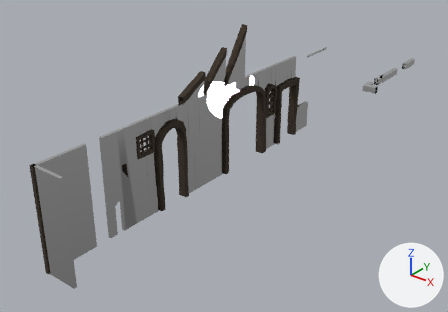
A saved change to the FBX model Assets/Art/Models/Environment/Architecture/Woodwall Modules.fbx.
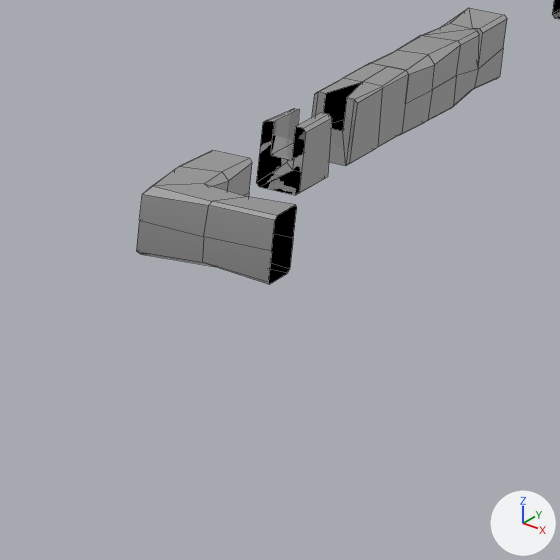
The first picture shows the older version from a 50 mm camera at (-8.6, -7.2, 9.4) aimed at (-21.0, 8.3, -0.2). The close-ups show both versions on the part from 78% to 90% of the width and 21% to 38% of the height of that picture; other places that the commit changed are outside them. The axes (+X, +Y, +Z) are drawn at lower right. The lights are the same throughout. The close-ups show mesh edges as thin lines. Where no turn or scale is listed for an object, it has been applied to the vertices. Vertices at the same position are counted once.

The older version as bpy lines, for what is in view:
```python
me_wallwoodskirtingboardbroken_001 = bpy.data.meshes.new('WallWoodSkirtingBoardBroken.001')
me_wallwoodskirtingboardbroken_001.from_pydata(...)  # 55 vertices, 44 faces; spans x -0.101..0.102, y -0.501..0.5, z -0.001..0.301
me_wallwoodskirtingboardbroken_001.materials.append(mat_imphenziapixpal)  # its picture is missing
me_wallwoodskirtingboardcorner_001 = bpy.data.meshes.new('WallWoodSkirtingBoardCorner.001')
me_wallwoodskirtingboardcorner_001.from_pydata(...)  # 50 vertices, 40 faces; spans x -0.106..0.5, y -0.113..0.5, z -0.006..0.306
me_wallwoodskirtingboardcorner_001.materials.append(mat_imphenziapixpal)  # its picture is missing
me_wallwoodskirtingboardworn_001 = bpy.data.meshes.new('WallWoodSkirtingBoardWorn.001')
me_wallwoodskirtingboardworn_001.from_pydata(...)  # 53 vertices, 44 faces; spans x -0.112..0.109, y -0.5..0.5, z -0.008..0.308
me_wallwoodskirtingboardworn_001.materials.append(mat_imphenziapixpal)  # its picture is missing
ob_wallwoodskirtingboardbroken = bpy.data.objects.new('WallWoodSkirtingBoardBroken', me_wallwoodskirtingboardbroken_001)
ob_wallwoodskirtingboardbroken.location = (-20.0, 18.5, 0.0)
ob_wallwoodskirtingboardcorner = bpy.data.objects.new('WallWoodSkirtingBoardCorner', me_wallwoodskirtingboardcorner_001)
ob_wallwoodskirtingboardcorner.location = (-20.0, 17.0, 0.0)
ob_wallwoodskirtingboardworn = bpy.data.objects.new('WallWoodSkirtingBoardWorn', me_wallwoodskirtingboardworn_001)
ob_wallwoodskirtingboardworn.location = (-20.0, 19.5, 0.0)
```
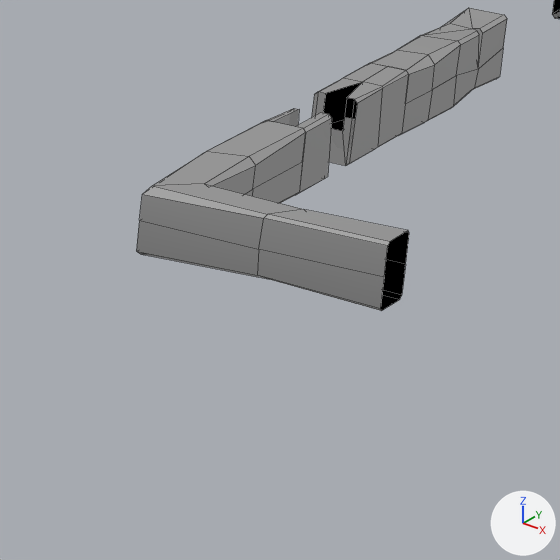
Diff of the bpy script that builds the scene:
```diff
--- a/Assets/Art/Models/Environment/Architecture/Woodwall Modules.fbx.py
+++ b/Assets/Art/Models/Environment/Architecture/Woodwall Modules.fbx.py
@@ me_wallwoodskirtingboardcorner_001 @@
 me_wallwoodskirtingboardcorner_001.from_pydata(...)  # 50 vertices, 40 faces; spans x -0.106..0.5, y -0.113..0.5, z -0.006..0.306
 # used by ob_wallwoodskirtingboardcorner; location = (-20.0, 17.0, 0.0)
+# me_wallwoodskirtingboardcorner_001 part 1: all 10 vertices in x 0.2..0.3, y -0.113..0.092, z 0.005..0.296 are moved by (0.249, 0.0, 0.0)
+# me_wallwoodskirtingboardcorner_001 part 2: all 10 vertices in x 0.5, y -0.1..0.1, z 0.0..0.3 are moved by (0.5, 0.0, 0.0)
+# me_wallwoodskirtingboardcorner_001 part 3: all 10 vertices in x -0.106..0.094, y 0.2..0.3, z -0.006..0.306 are moved by (0.0, 0.251, 0.0)
+# me_wallwoodskirtingboardcorner_001 part 4: all 10 vertices in x -0.1..0.1, y 0.5, z 0.0..0.3 are moved by (0.0, 0.5, 0.0)
 me_wallwoodskirtingboardcorner_001.materials.append(mat_imphenziapixpal)
```

What differs and where, as boxes [x1, y1, x2, y2] in the close-ups (560 x 560 px; the box of a moved part takes in the faces that stretch with it):
'WallWoodSkirtingBoardCorner', reshaped (69% wider, 42% taller)
    before: [136, 150, 297, 284]
    after: [136, 120, 409, 311]
part 1 of me_wallwoodskirtingboardcorner_001, moved or reshaped
    before: [136, 184, 248, 266]
    after: [136, 184, 302, 279]
part 2 of me_wallwoodskirtingboardcorner_001, moved or reshaped
    before: [202, 197, 297, 284]
    after: [257, 209, 409, 311]
part 3 of me_wallwoodskirtingboardcorner_001, moved or reshaped
    before: [140, 166, 228, 211]
    after: [153, 151, 256, 196]
part 4 of me_wallwoodskirtingboardcorner_001, moved or reshaped
    before: [181, 150, 252, 197]
    after: [208, 120, 306, 203]
